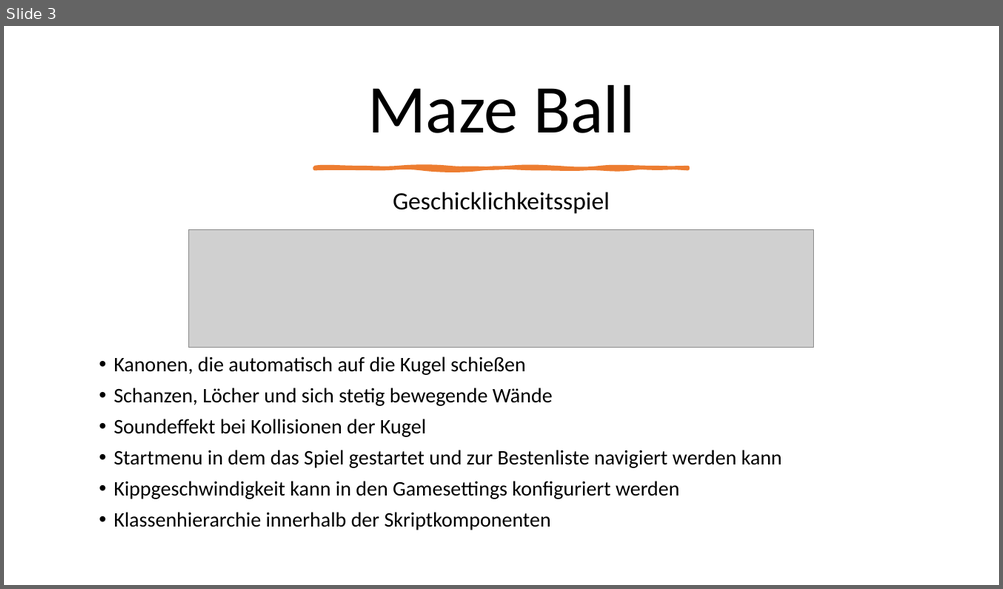
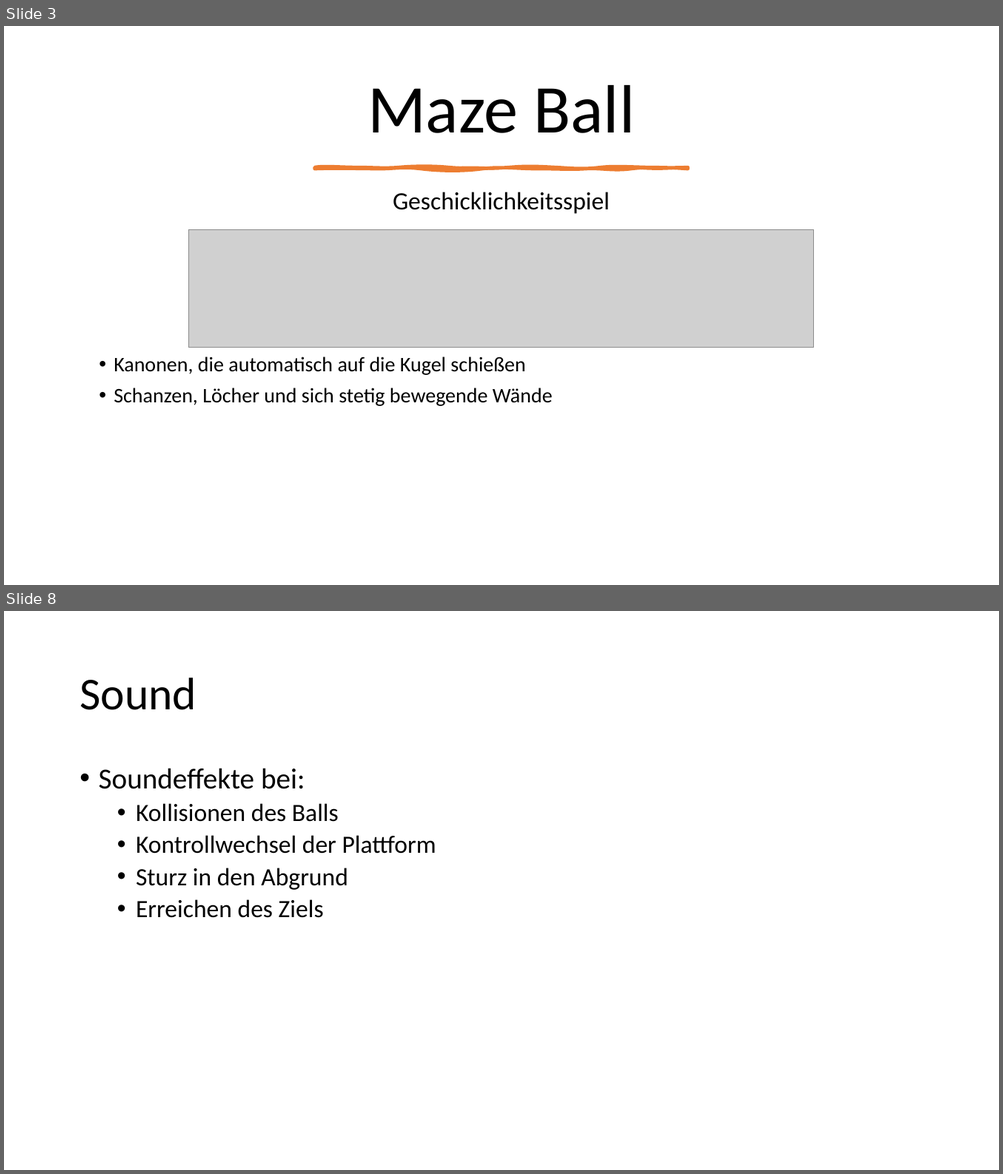
Before and after one commit to Oneof300/MazeBall, a slide deck: concepts/Concept.pptx. Shown one above the other, each under a label of ours: slide 3 before the commit, slides 3 and 8 after it; the slides between them are not shown. The pictures are 1003x589 and 1003x1174 pixels, drawn with LibreOffice and Linux fonts; fonts in the diff are those of the drawing; grey boxes stand for pictures. Boxes give left, top, right and bottom in pixels: in the first picture for what was removed or moved away, otherwise in the second. Text is boxed around its words. In the diff, an @@ line names an element or a change of style, - is before the commit and + after.

```diff
--- a/concepts/Concept.pptx
+++ b/concepts/Concept.pptx
@@ slide 8 added at [4, 611, 999, 1170], background #FFFFFF @@
@@ title added at [79, 678, 196, 710], 44 pt, text #000000 @@
+Sound
@@ text added at [99, 768, 436, 918], 24 pt, text #000000 @@
+• Soundeffekte bei:
+  • Kollisionen des Balls
+  • Kontrollwechsel der Plattform
+  • Sturz in den Abgrund
+  • Erreichen des Ziels
@@ slide 3 changed as well @@
@@ text at [114, 419, 782, 531]: paragraphs removed @@
-• Soundeffekt bei Kollisionen der Kugel
-• Startmenu in dem das Spiel gestartet und zur Bestenliste navigiert werden kann
-• Kippgeschwindigkeit kann in den Gamesettings konfiguriert werden
-• Klassenhierarchie innerhalb der Skriptkomponenten
```
Also in this commit, not shown: 2 other slides changed, 9 other slides added, 1 other file.
